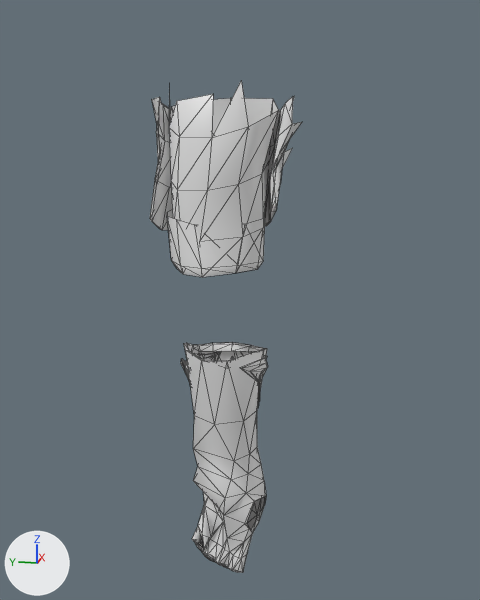
An edit to the FBX model Assets/Resources/Models/Equip/Mistica_LuvaL.fbx, drawn before and after from the same camera.
Both versions are drawn from a 50 mm lens placed at (-0.912, -0.228, -0.1), pointed at (0.06, -0.034, -0.343). Every picture has the same lights, and +X, +Y and +Z are marked at lower left. The older version comes first. Mesh edges are drawn as thin lines. Where no turn or scale is listed for an object, it has been applied to the vertices. Vertices at exactly the same position are counted once.

Before the edit, the objects in view are built like this:
```python
me_piece_002 = bpy.data.meshes.new('Piece.002')
me_piece_002.from_pydata(...)  # 481 vertices, 825 faces; spans x -0.065..0.103, y -0.132..0.079, z -0.778..-0.03
me_piece_002.materials.append(mat_kz_equipmaps)  # white #e7e7e7
ob_piece = bpy.data.objects.new('Piece', me_piece_002)
ob_piece.location = (0.0, 0.0, 0.0)
```
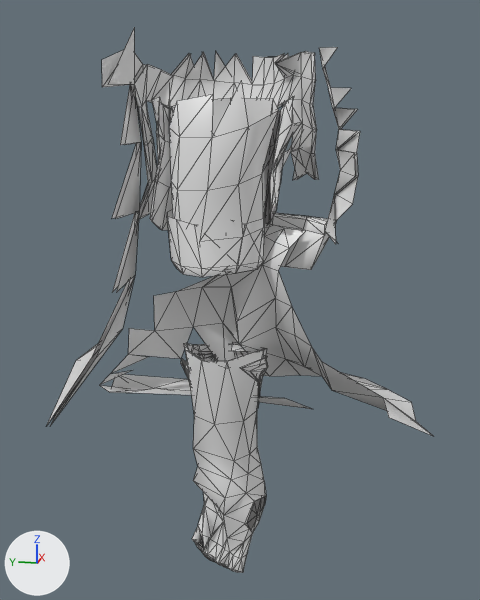
The edits, one by one:
me_piece_002 is used by ob_piece; location (0.0, 0.0, 0.0).
me_piece_002 had 481 vertices, 825 faces and spanned x -0.065..0.103, y -0.132..0.079, z -0.778..-0.03.
me_piece_002 now has 763 vertices, 1200 faces and spans x -0.066..0.168, y -0.325..0.292, z -0.778..0.045.
me_piece_002 part 1: a new loose piece of 146 vertices spanning x -0.066..0.168, y -0.15..0.292, z -0.538..0.045, in mat_kz_equipmaps (white #e7e7e7).
me_piece_002 part 2: a new loose piece of 57 vertices spanning x -0.056..0.164, y -0.325..0.189, z -0.507..-0.208, in mat_kz_equipmaps (white #e7e7e7).
me_piece_002 part 3: a new loose piece of 46 vertices spanning x -0.02..0.102, y -0.178..-0.023, z -0.278..-0.208, in mat_kz_equipmaps (white #e7e7e7).
me_piece_002 part 4: a new loose piece of 30 vertices spanning x -0.049..0.009, y -0.207..-0.15, z -0.236..0.011, in mat_kz_equipmaps (white #e7e7e7).
Other edits to the shape of me_piece_002 do not show in these pictures.

Pixel boxes (x1, y1, x2, y2) of what changed, in the pictures (480 x 600 px):
'Piece', reshaped (153% wider, 11% taller): before (150, 81, 302, 573); after (47, 29, 433, 573)
part 1 of me_piece_002, added: after (47, 29, 319, 426)
part 2 of me_piece_002, added: after (100, 220, 433, 436)
part 3 of me_piece_002, added: after (265, 213, 336, 270)
part 4 of me_piece_002, added: after (319, 47, 360, 244)
